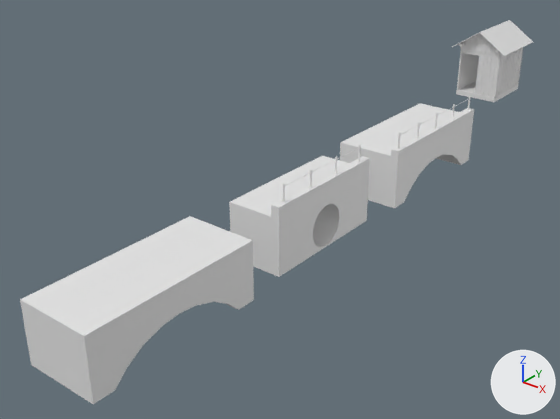
A saved change to the Blender file Galgenhuette.blend.
One viewpoint serves both versions: a 50 mm camera at (14.1, -32.8, 10.5) aimed at (-1.4, -13.5, -1.5). The lights are fixed; the arrows at lower right show +X, +Y and +Z. Materials are left out; every surface is plain grey.

The scene before the commit, as lines of its bpy script (objects in view):
```python
me_bridge_1 = bpy.data.meshes.new('Bridge_1')
me_bridge_1.from_pydata(...)  # 127 vertices, 108 faces; spans x -1.25..1.25, y -3.0..3.0, z -2.0..0.85
me_bridge_1.polygons.foreach_set('use_smooth', [True] * 108)
me_bridge_1.materials.append(mat_bridge_1)
me_bridge_2 = bpy.data.meshes.new('Bridge_2')
me_bridge_2.from_pydata(...)  # 162 vertices, 175 faces; spans x -1.0..1.0, y -2.5..2.5, z -2.0..1.0
me_bridge_2.polygons.foreach_set('use_smooth', [True] * 175)
me_bridge_2.materials.append(mat_bridge_2)
me_bridge_3 = bpy.data.meshes.new('Bridge_3')
me_bridge_3.from_pydata(...)  # 28 vertices, 38 faces; spans x -1.25..1.25, y -3.0..3.0, z -2.0..0.0
me_bridge_3.polygons.foreach_set('use_smooth', [True] * 38)
me_bridge_3.materials.append(mat_bridge_1)
me_galgenhuette = bpy.data.meshes.new('Galgenhuette')
me_galgenhuette.from_pydata(...)  # 25 vertices, 17 faces; spans x -0.9..0.9, y -1.25..1.25, z 0.0..2.77
me_galgenhuette.materials.append(mat_galgenhuette)
ob_bridge_1 = bpy.data.objects.new('Bridge_1', me_bridge_1)
ob_bridge_1.location = (0.0, -7.0, 0.0)
ob_bridge_2 = bpy.data.objects.new('Bridge_2', me_bridge_2)
ob_bridge_2.location = (0.0, -14.0, 0.0)
ob_bridge_3 = bpy.data.objects.new('Bridge_3', me_bridge_3)
ob_bridge_3.location = (0.0, -21.0, 0.0)
ob_galgenhuette = bpy.data.objects.new('Galgenhuette', me_galgenhuette)
ob_galgenhuette.location = (0.0, 0.0, 0.0)
# also in view: 'Galgenhuette.002' at (0.0, 0.0, 2.4)
```
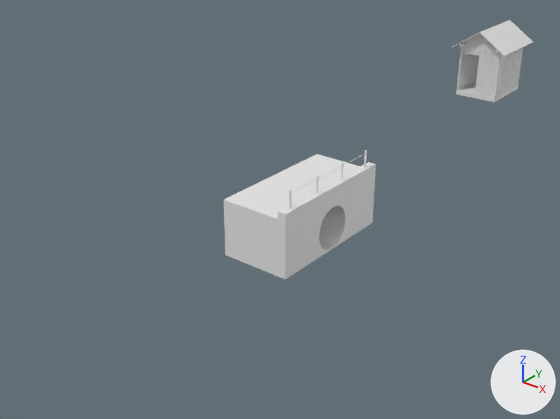
The edits, one by one:
me_bridge_2 is used by ob_bridge_2; location (0.0, -14.0, 0.0).
me_bridge_2 had 162 vertices, 175 faces and spanned x -1.0..1.0, y -2.5..2.5, z -2.0..1.0.
me_bridge_2 now has 168 vertices, 179 faces and spans x -1.25..1.25, y -2.5..2.5, z -2.0..0.85.
me_bridge_2 part 1: the loose piece of 8 vertices spanning x 0.83..0.88, y -2.11..-2.06, z 0.39..1.0 is moved by (0.25, 0.0, -0.15).
me_bridge_2 part 2: the loose piece of 8 vertices spanning x 0.83..0.88, y -0.73..-0.68, z 0.39..1.0 is scaled about its middle by (2, 2, 0.033), then moved by (0.25, -1.37, -0.45).
me_bridge_2 part 3: the loose piece of 8 vertices spanning x 0.83..0.88, y 0.64..0.69, z 0.39..1.0 is moved by (0.25, -1.37, -0.15).
me_bridge_2 part 4: the loose piece of 10 vertices spanning x 0.84..0.86, y -2.08..2.04, z 0.89..0.91 is moved by (0.25, 0.0, -0.15).
me_bridge_2 part 5: the loose piece of 88 vertices spanning x -1.0..1.0, y -2.5..2.5, z -2.0..0.4 is rebuilt with 94 vertices and now spans x -1.25..1.25, y -2.5..2.5, z -2.0..0.25.
Object 'Bridge_3' (ob_bridge_3) is now hidden.
Object 'Bridge_1' (ob_bridge_1) is now hidden.

Where the change shows, as pixel boxes (x1, y1, x2, y2) in the pictures (560 x 419 px; the box of a moved part takes in the faces that stretch with it):
'Bridge_3', hidden
    before: (20, 216, 254, 404)
'Bridge_2', reshaped (8% wider)
    before: (229, 144, 370, 277)
    after: (224, 150, 376, 279)
'Bridge_1', hidden
    before: (340, 96, 474, 208)
part 1 of me_bridge_2, moved or reshaped
    before: (282, 183, 285, 202)
    after: (289, 190, 291, 208)
part 2 of me_bridge_2, moved or reshaped (not visible afterwards)
    before: (310, 169, 312, 187)
part 3 of me_bridge_2, moved or reshaped
    before: (335, 156, 337, 174)
    after: (316, 176, 319, 193)
part 4 of me_bridge_2, moved or reshaped
    before: (285, 148, 358, 186)
    after: (291, 153, 366, 193)
part 5 of me_bridge_2, rebuilt (8% wider)
    before: (229, 156, 370, 277)
    after: (224, 154, 376, 279)
